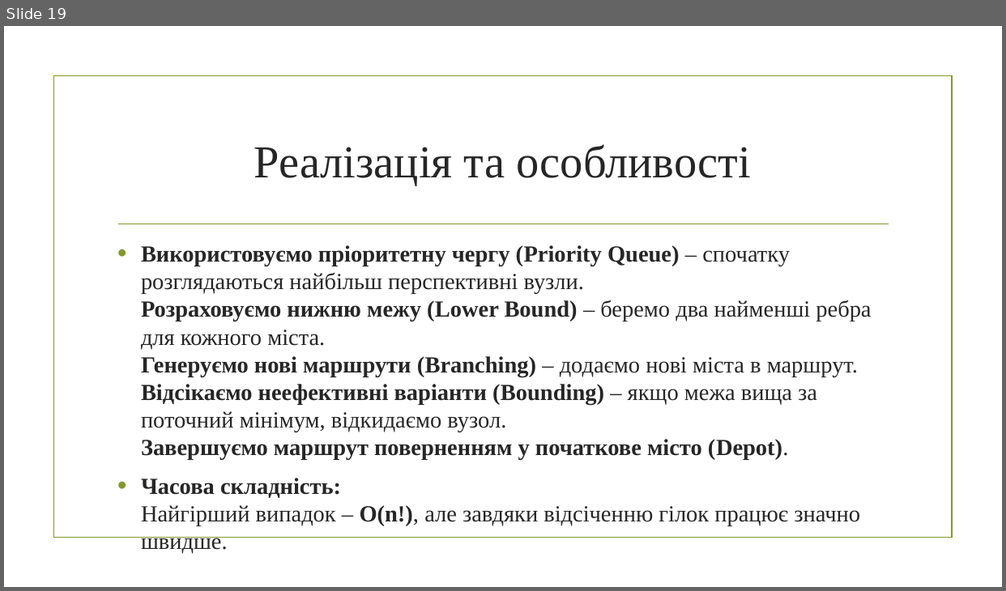
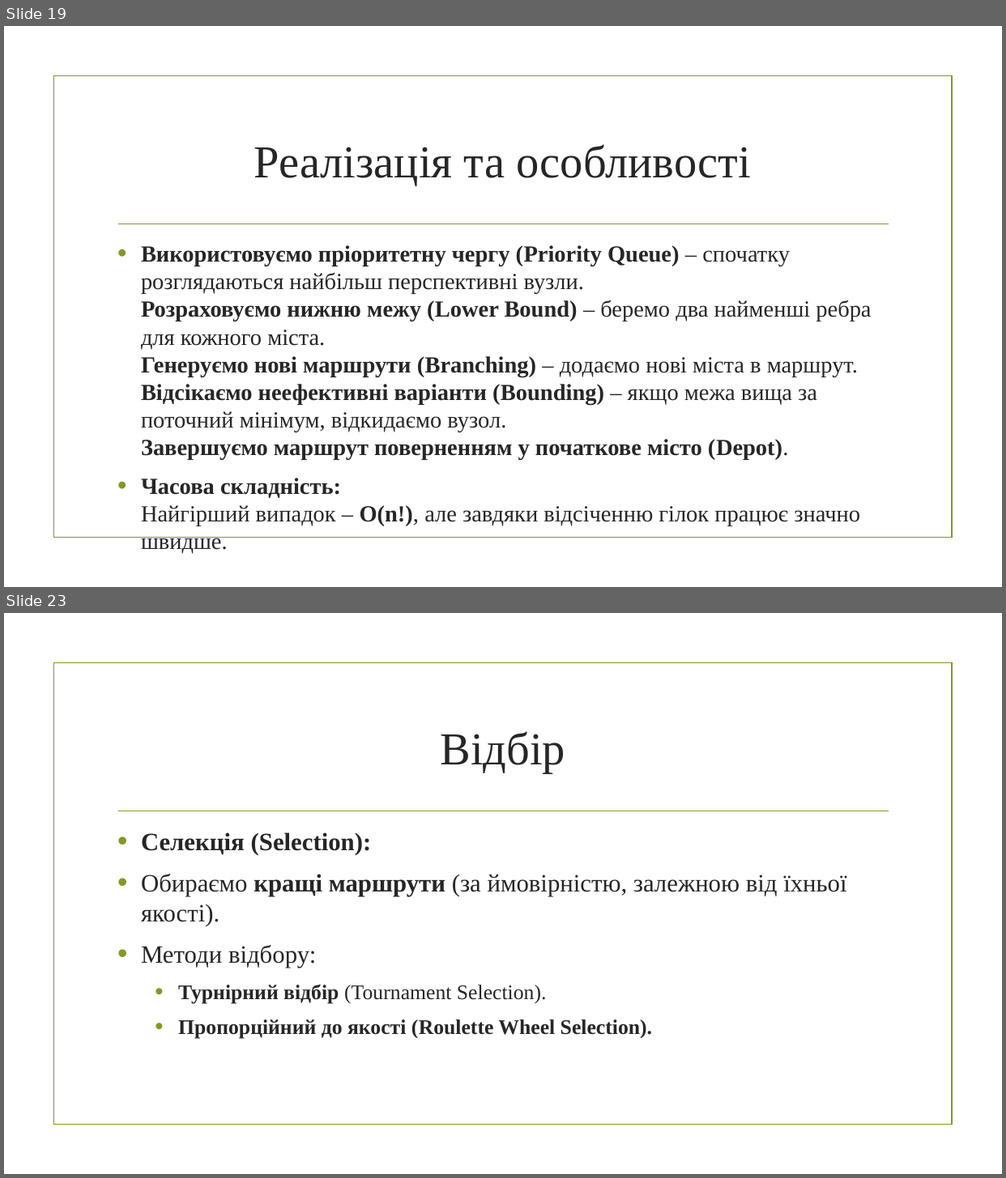
Before and after one commit to mecchmatProjects/Facultative, a slide deck: Lect6.pptx. Shown one above the other, each under a label of ours: slide 19 before the commit, slides 19 and 23 after it; the slides between them are not shown. The pictures are 1006x591 and 1006x1178 pixels, drawn with LibreOffice and Linux fonts; fonts in the diff are those of the drawing; background and template pictures are left out. Boxes give left, top, right and bottom in pixels: in the first picture for what was removed or moved away, otherwise in the second. Text is boxed around its words. In the diff, an @@ line names an element or a change of style, - is before the commit and + after.

```diff
--- a/Lect6.pptx
+++ b/Lect6.pptx
@@ slide 23 added at bbox=[4, 613, 1002, 1174], background picture (left out); not listed: 2 template elements that a slide beside it also shows @@
@@ title added at bbox=[441, 731, 566, 773], 44 pt, text #262626 @@
+Відбір
@@ text added at bbox=[141, 833, 846, 1039], 24 pt, text #262626, bold @@
+• Селекція (Selection):
+• Обираємо кращі маршрути (за ймовірністю, залежною від їхньої якості).
+• Методи відбору:
+  • Турнірний відбір (Tournament Selection).
+  • Пропорційний до якості (Roulette Wheel Selection).
```
Also in this commit, not shown: 1 slide changed, 8 other slides added, 2 slides removed, 1 other file.
